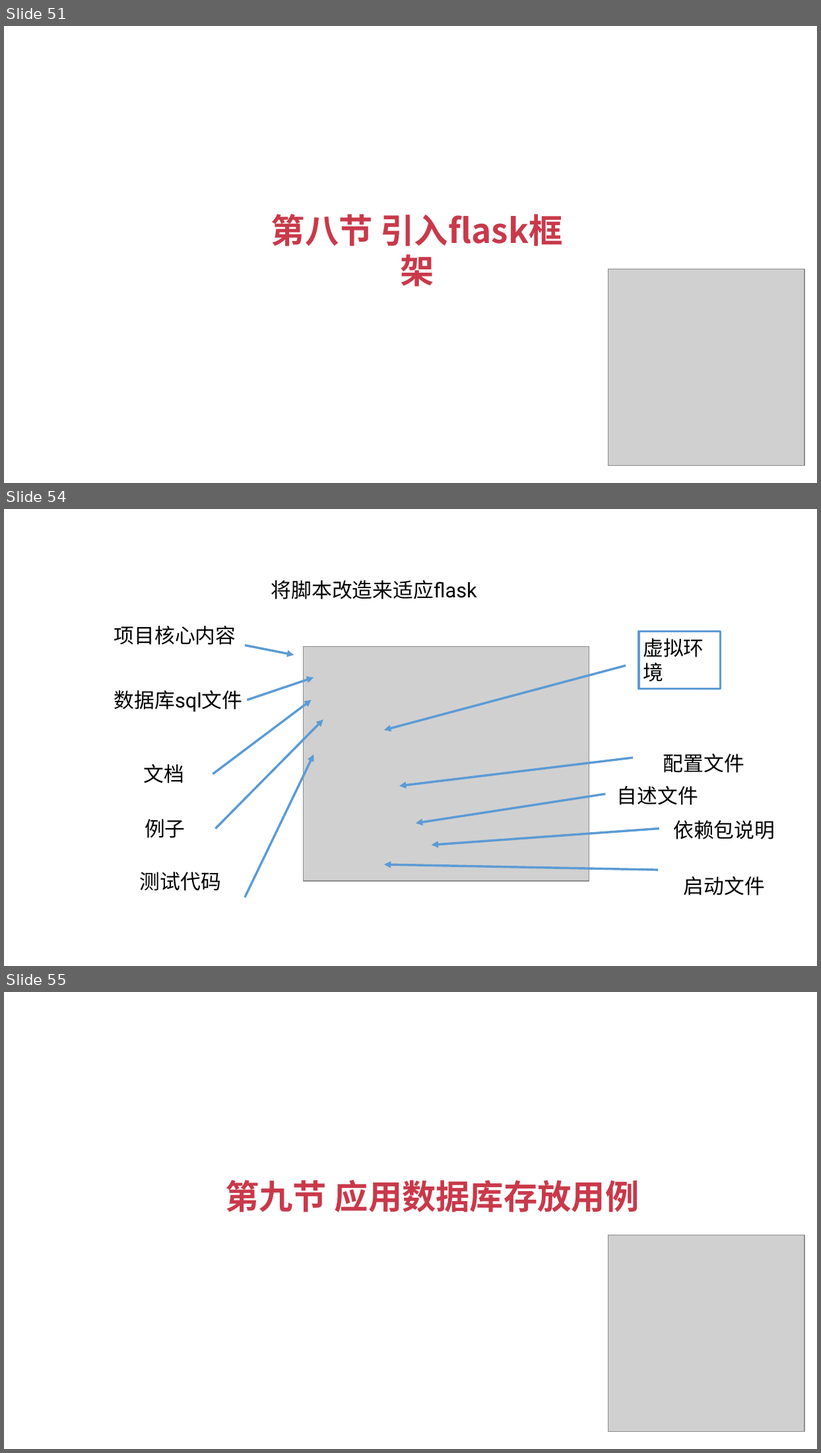
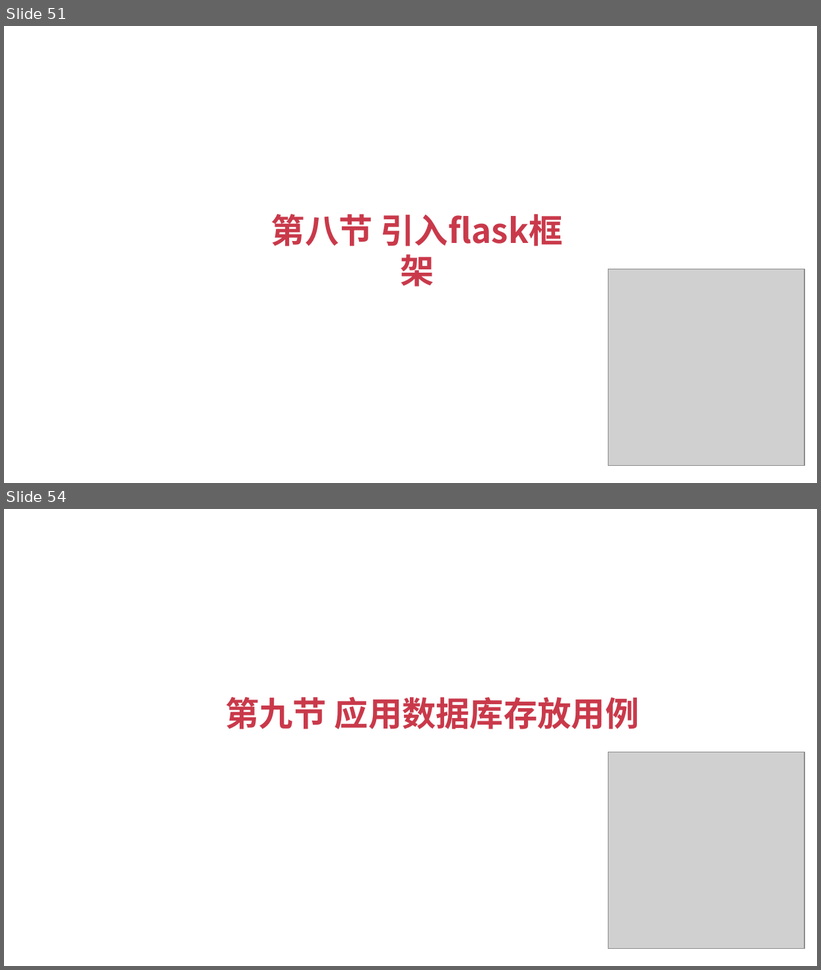
Before and after one commit to fengzhou/Nahsor, a slide deck: docs/测试开发实战课程演练V1.6.pptx. Shown one above the other, each under a label of ours: slides 51, 54 and 55 before the commit, slides 51 and 54 after it; the slides between them are not shown. The pictures are 821x1453 and 821x970 pixels, drawn with LibreOffice and Linux fonts; fonts in the diff are those of the drawing; grey boxes stand for pictures. Boxes give left, top, right and bottom in pixels: in the first picture for what was removed or moved away, otherwise in the second. Text is boxed around its words. In the diff, an @@ line names an element or a change of style, - is before the commit and + after.

```diff
--- a/docs/测试开发实战课程演练V1.6.pptx
+++ b/docs/测试开发实战课程演练V1.6.pptx
@@ slide 54 removed at (x1=4, y1=509, x2=817, y2=966), background #FFFFFF @@
@@ text removed at (x1=271, y1=580, x2=477, y2=599) @@
-将脚本改造来适应flask
@@ text removed at (x1=114, y1=626, x2=236, y2=645) @@
-项目核心内容
@@ arrow removed from (245, 646) to (294, 656) @@
@@ picture removed at (x1=303, y1=646, x2=589, y2=881) @@
@@ rectangle removed at (x1=639, y1=632, x2=720, y2=690) @@
-虚拟环境
@@ arrow removed from (626, 666) to (384, 730) @@
@@ arrow removed from (247, 700) to (314, 677) @@
@@ text removed at (x1=114, y1=691, x2=243, y2=712) @@
-数据库sql文件
@@ arrow removed from (213, 774) to (312, 700) @@
@@ arrow removed from (215, 828) to (323, 720) @@
@@ text removed at (x1=143, y1=764, x2=184, y2=784) @@
-文档
@@ arrow removed from (245, 898) to (314, 755) @@
@@ arrow removed from (634, 758) to (399, 786) @@
@@ text removed at (x1=663, y1=754, x2=745, y2=773) @@
-配置文件
@@ arrow removed from (606, 794) to (415, 824) @@
@@ text removed at (x1=617, y1=786, x2=698, y2=805) @@
-自述文件
@@ text removed at (x1=145, y1=819, x2=186, y2=838) @@
-例子
@@ text removed at (x1=673, y1=821, x2=775, y2=840) @@
-依赖包说明
@@ arrow removed from (659, 828) to (432, 845) @@
@@ text removed at (x1=140, y1=872, x2=221, y2=891) @@
-测试代码
@@ arrow removed from (658, 870) to (384, 865) @@
@@ text removed at (x1=684, y1=877, x2=765, y2=896) @@
-启动文件
@@ what was slide 55 is now slide 54 @@
```
Also in this commit, not shown: 8 slides changed.
